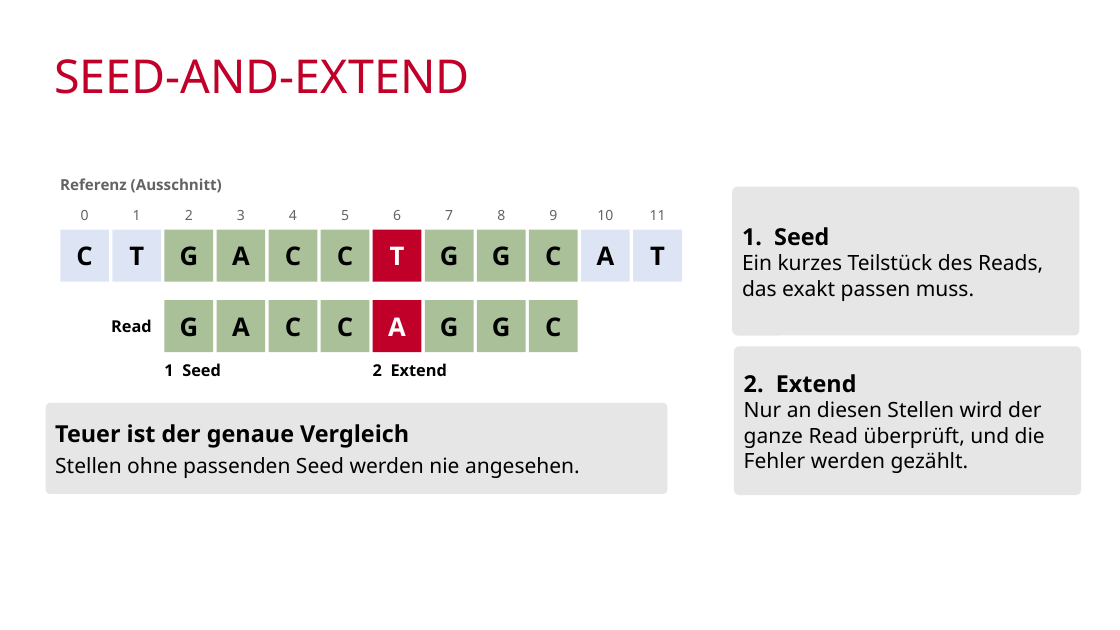
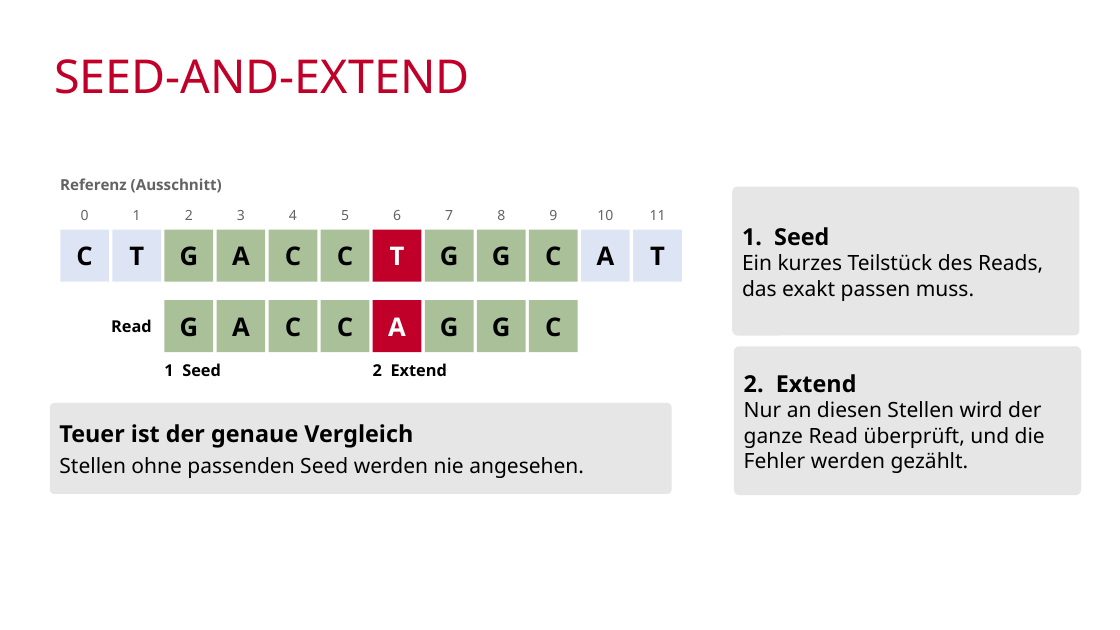
Before and after one commit to mawehl/BigData, a slide deck: slide 8 of CloudBurst_Wehle.pptx (slide 7 before the commit). Drawn at 1120x630 pixels with LibreOffice and Linux fonts; fonts in the diff are those of the drawing; background and template pictures are left out. Boxes give left, top, right and bottom in pixels: in the first picture for what was removed or moved away, otherwise in the second. Text is boxed around its words. In the diff, an @@ line names an element or a change of style, - is before the commit and + after.

```diff
--- a/CloudBurst_Wehle.pptx
+++ b/CloudBurst_Wehle.pptx
@@ rounded rectangle "Teuer ist der genaue Vergleich": place and size @@
-rounded rectangle "Teuer ist der genaue Vergleich" at <box>45,403,667,494</box>
+rounded rectangle "Teuer ist der genaue Vergleich" at <box>50,403,672,494</box>
```
Also in this commit, not shown: 11 other slides changed, 3 slides added.
